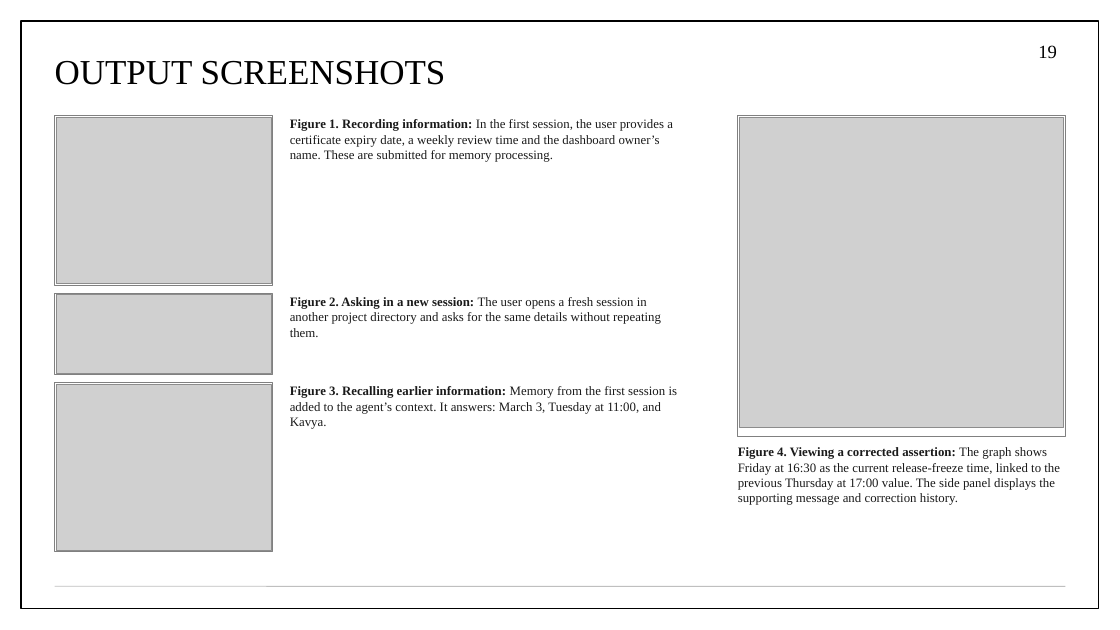
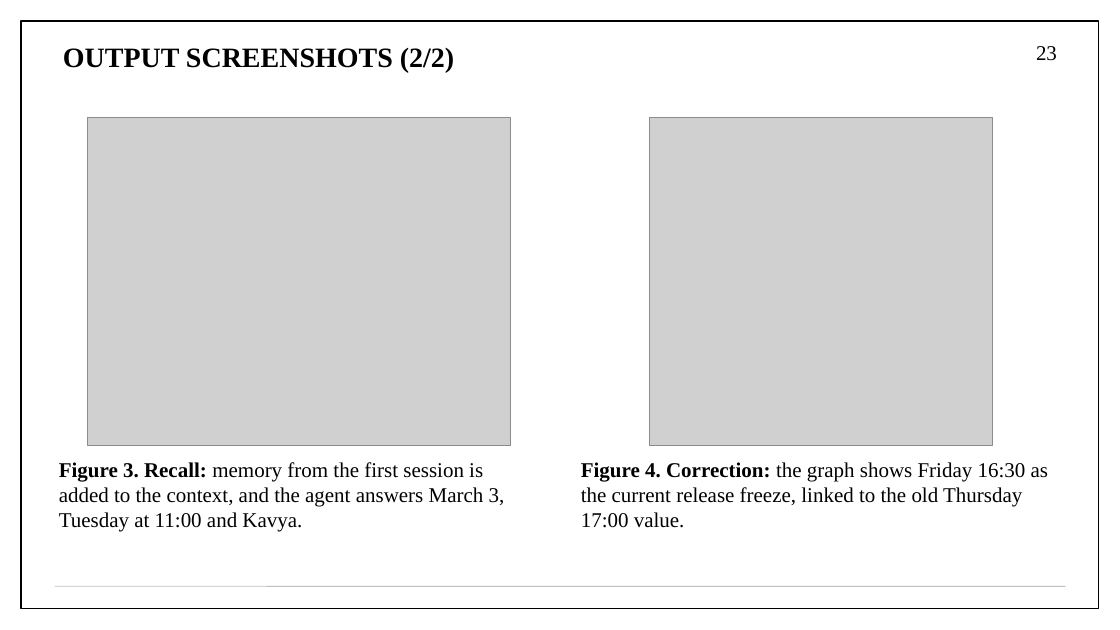
Before and after one commit to aryaniyaps/sdp-2026, a slide deck: slide 23 of P1_R2_13.pptx (slide 19 before the commit). Drawn at 1120x630 pixels with LibreOffice and Linux fonts; fonts in the diff are those of the drawing; grey boxes stand for pictures. Boxes give left, top, right and bottom in pixels: in the first picture for what was removed or moved away, otherwise in the second. Text is boxed around its words. In the diff, an @@ line names an element or a change of style, - is before the commit and + after.

```diff
--- a/P1_R2_13.pptx
+++ b/P1_R2_13.pptx
@@ title "OUTPUT SCREENSHOTS (2/2)" at (x1=63, y1=48, x2=454, y2=72): vertical alignment middle to top @@
@@ title at (x1=63, y1=48, x2=454, y2=72): text changed; size 30 to 24 pt; bold on @@
-OUTPUT SCREENSHOTS
+OUTPUT SCREENSHOTS (2/2)
@@ page number at (x1=1036, y1=46, x2=1057, y2=61): text changed; size 16 to 18 pt @@
-19
+23
@@ rectangle removed at (x1=55, y1=116, x2=273, y2=285) @@
@@ picture removed at (x1=56, y1=118, x2=271, y2=284) @@
@@ picture added at (x1=87, y1=118, x2=510, y2=445) @@
@@ text removed at (x1=290, y1=119, x2=673, y2=162) @@
-Figure 1. Recording information: In the first session, the user provides a certificate expiry date, a weekly review time and the dashboard owner’s name. These are submitted for memory processing.
@@ picture resized from (x1=739, y1=118, x2=1064, y2=428) to (x1=649, y1=118, x2=992, y2=445) @@
@@ rectangle removed at (x1=738, y1=116, x2=1065, y2=437) @@
@@ rectangle removed at (x1=55, y1=293, x2=273, y2=374) @@
@@ picture removed at (x1=56, y1=294, x2=271, y2=374) @@
@@ text removed at (x1=290, y1=297, x2=661, y2=337) @@
-Figure 2. Asking in a new session: The user opens a fresh session in another project directory and asks for the same details without repeating them.
@@ rectangle removed at (x1=55, y1=383, x2=273, y2=552) @@
@@ picture removed at (x1=56, y1=384, x2=271, y2=550) @@
@@ text at (x1=59, y1=462, x2=505, y2=532): text changed; size 11 to 18 pt; text colour #1A1A1A to #000000 @@
-Figure 3. Recalling earlier information: Memory from the first session is added to the agent’s context. It answers: March 3, Tuesday at 11:00, and Kavya.
+Figure 3. Recall: memory from the first session is added to the context, and the agent answers March 3, Tuesday at 11:00 and Kavya.
@@ text at (x1=581, y1=462, x2=1048, y2=528): text changed; size 11 to 18 pt; text colour #1A1A1A to #000000 @@
-Figure 4. Viewing a corrected assertion: The graph shows Friday at 16:30 as the current release-freeze time, linked to the previous Thursday at 17:00 value. The side panel displays the supporting message and correction history.
+Figure 4. Correction: the graph shows Friday 16:30 as the current release freeze, linked to the old Thursday 17:00 value.
```
Also in this commit, not shown: 13 other slides changed, 15 slides added, 9 slides removed, 11 other files.
